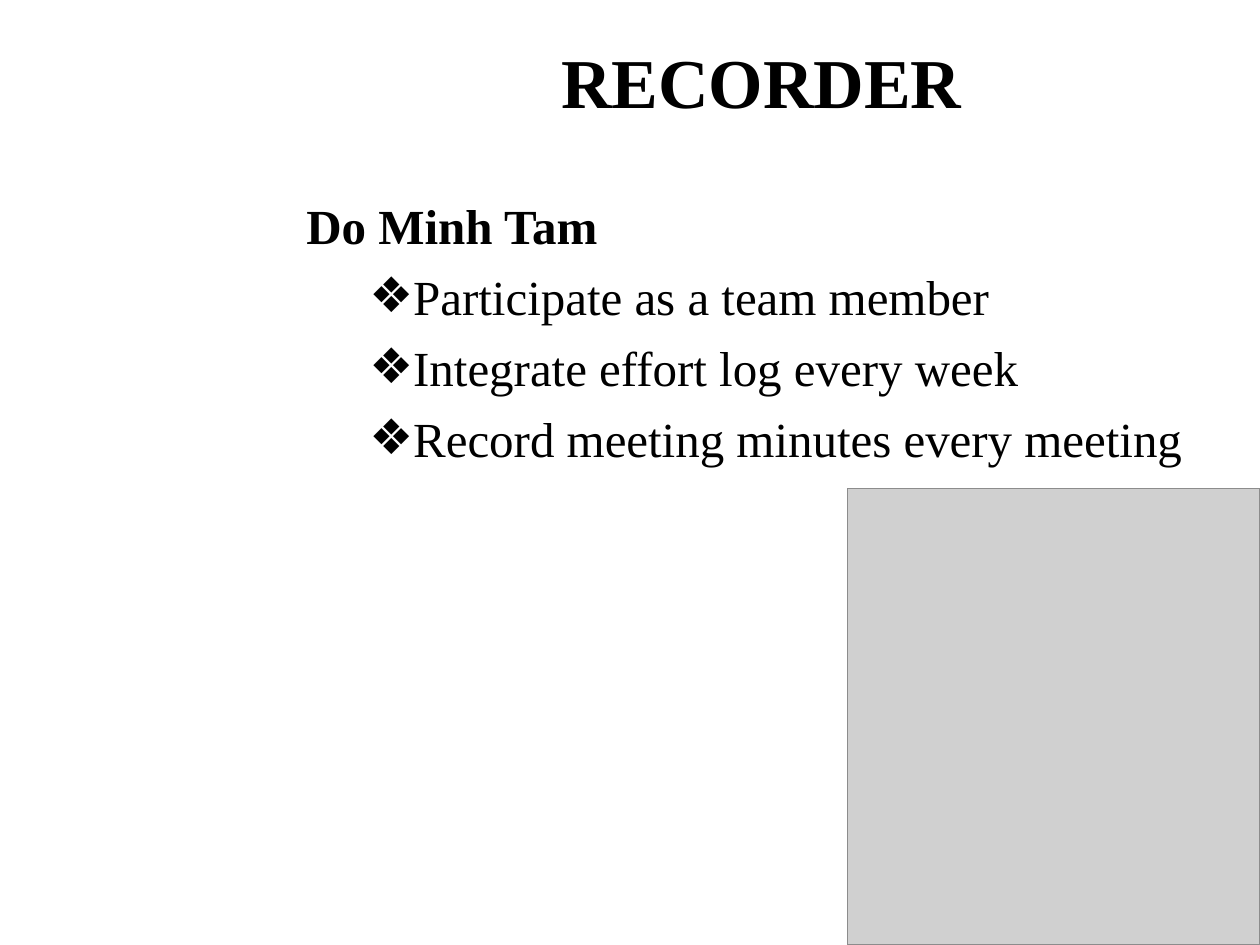
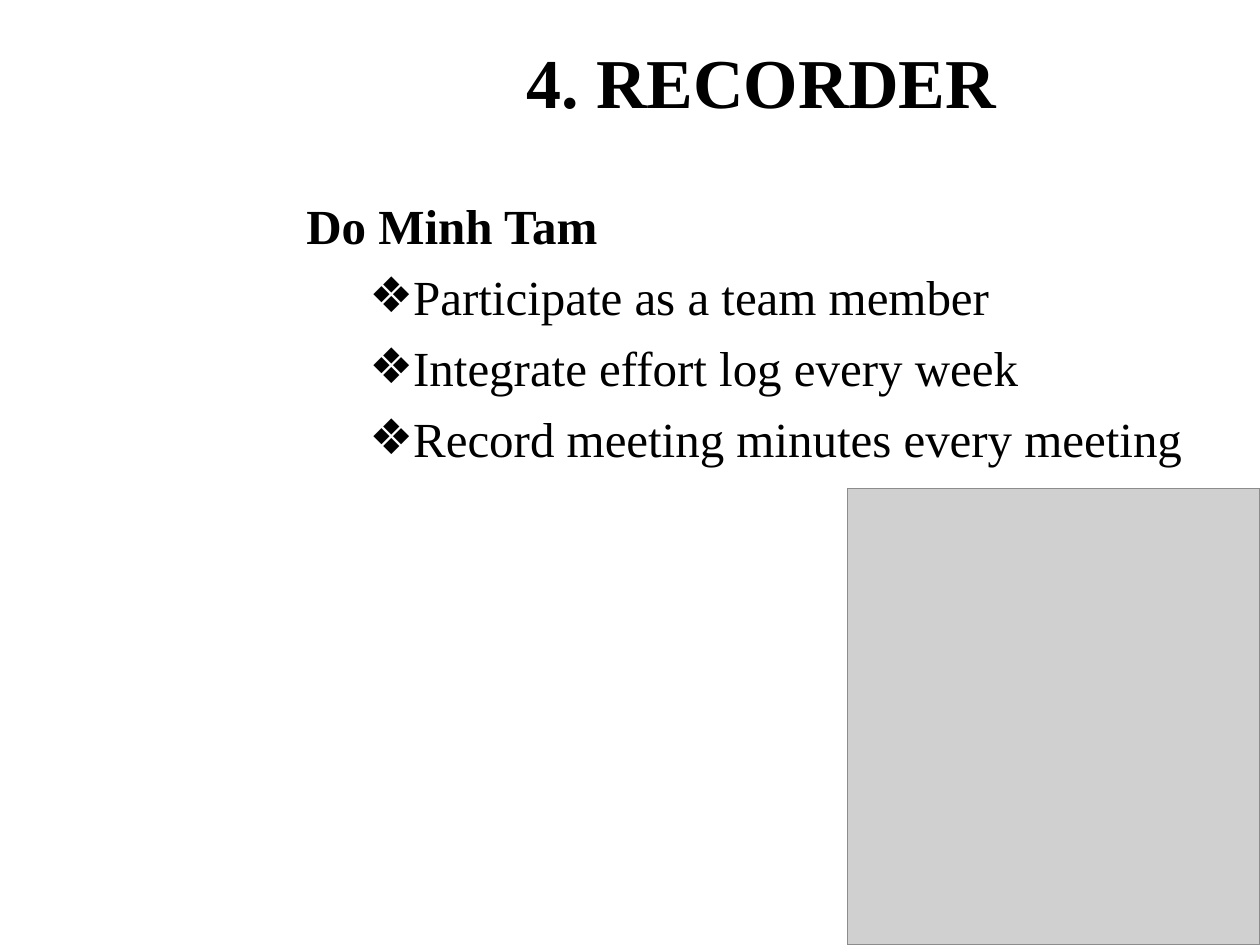
Before and after one commit to T138384/vlu-k15t1-team11, a slide deck: slide 11 of SMA - Software Measurement & Analysis/Asignment-01/K15T1-Team11-Team Assignment1/K15T1-Team11-Team Assignment1.ppt. Drawn at 1260x945 pixels with LibreOffice and Linux fonts; fonts in the diff are those of the drawing; grey boxes stand for pictures; background and template pictures are left out. Boxes give left, top, right and bottom in pixels: in the first picture for what was removed or moved away, otherwise in the second. Text is boxed around its words. In the diff, an @@ line names an element or a change of style, - is before the commit and + after.

```diff
--- a/SMA - Software Measurement & Analysis/Asignment-01/K15T1-Team11-Team Assignment1/K15T1-Team11-Team Assignment1.ppt
+++ b/SMA - Software Measurement & Analysis/Asignment-01/K15T1-Team11-Team Assignment1/K15T1-Team11-Team Assignment1.ppt
@@ title at bbox=[526, 61, 996, 109]: text changed @@
-RECORDER
+4. RECORDER
```
Also in this commit, not shown: 4 other slides changed.
